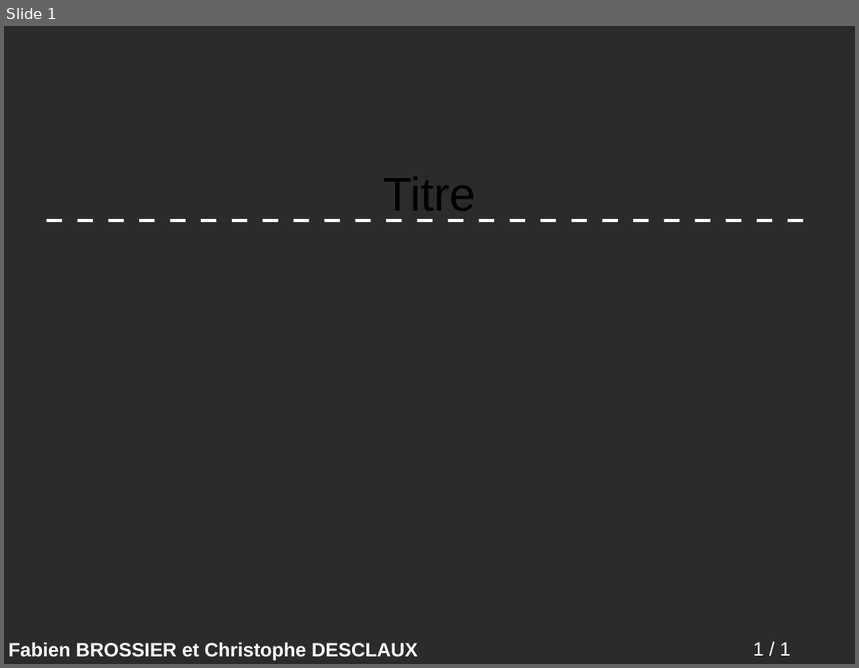
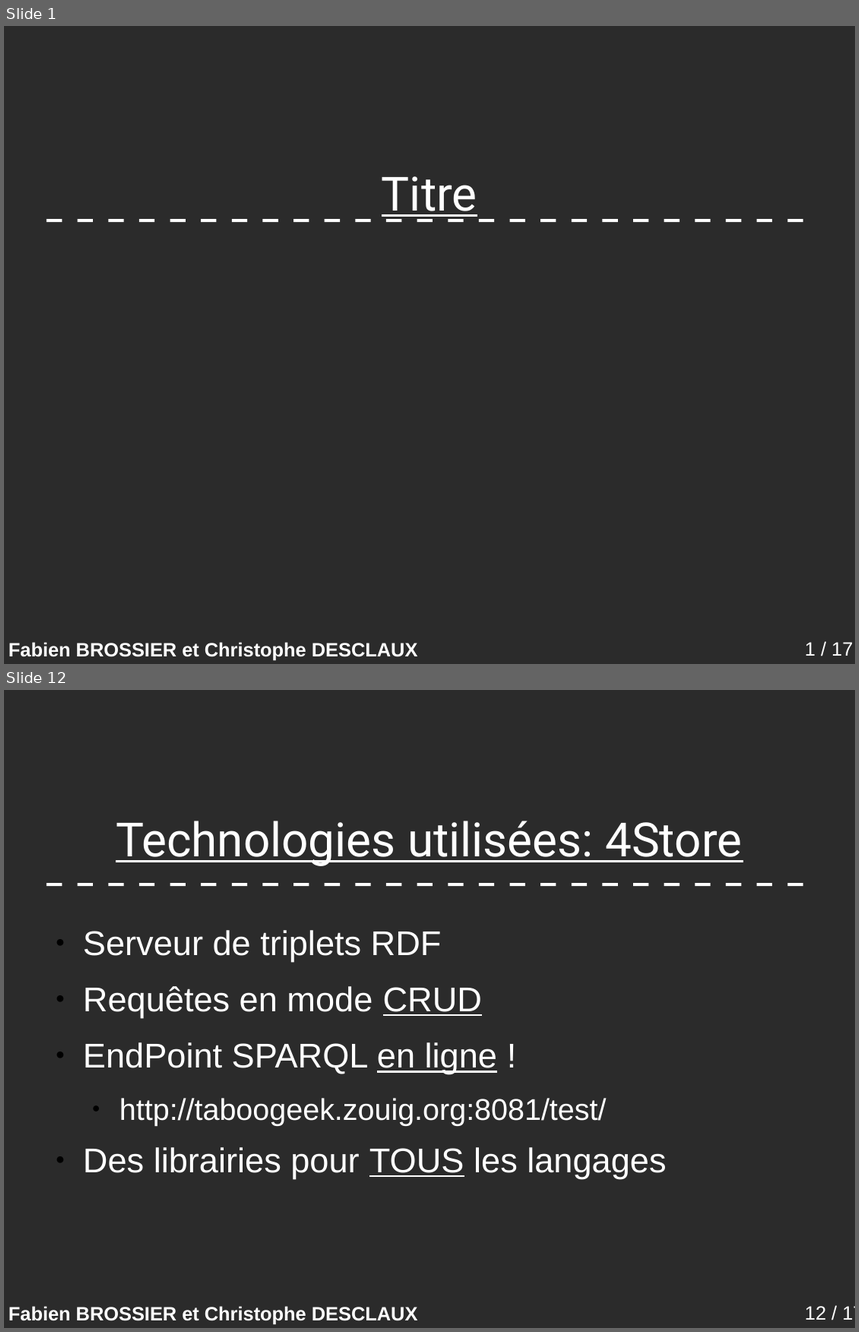
Before and after one commit to descl/TabooGeek, a slide deck: rapport/presentation.odp. Shown one above the other, each under a label of ours: slide 1 before the commit, slides 1 and 12 after it; the slides between them are not shown. The pictures are 859x668 and 859x1332 pixels, drawn with LibreOffice and Linux fonts; fonts in the diff are those of the drawing; background and template pictures are left out; a plain dark background stands for a picture behind light text. Boxes give left, top, right and bottom in pixels: in the first picture for what was removed or moved away, otherwise in the second. Text is boxed around its words. In the diff, an @@ line names an element or a change of style, - is before the commit and + after.

```diff
--- a/rapport/presentation.odp
+++ b/rapport/presentation.odp
@@ slide 12 added at (x1=4, y1=690, x2=855, y2=1328), background picture (left out); not listed: 3 template elements that a slide beside it also shows @@
@@ title added at (x1=116, y1=821, x2=742, y2=866), 44 pt, text #FFFFFF, underline @@
+Technologies utilisées: 4Store
@@ text added at (x1=83, y1=930, x2=666, y2=1179), 32 pt, text #FFFFFF @@
+● Serveur de triplets RDF
+● Requêtes en mode CRUD
+● EndPoint SPARQL en ligne !
+  ● http://taboogeek.zouig.org:8081/test/
+● Des librairies pour TOUS les langages
@@ slide 1 changed as well @@
@@ title "Titre" at (x1=382, y1=176, x2=477, y2=222): font Arial to Roboto, text colour #000000 to #FFFFFF, underline on @@
@@ page number at (x1=805, y1=642, x2=853, y2=656): text changed @@
-1 / 1
+1 / 17
```
Also in this commit, not shown: 15 other slides added, 4 other files.
